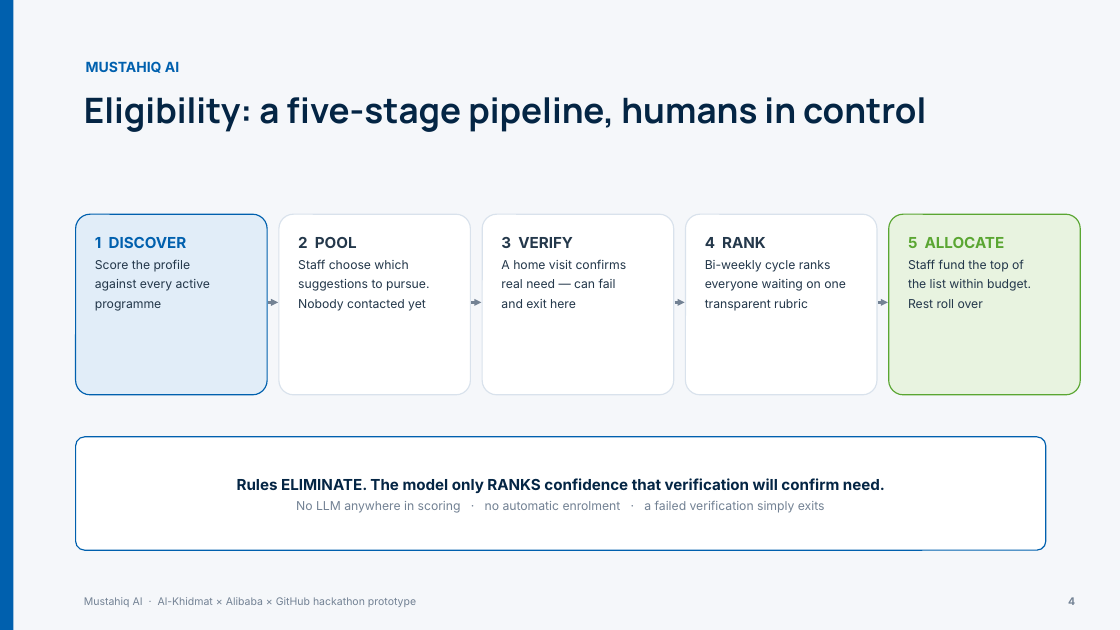
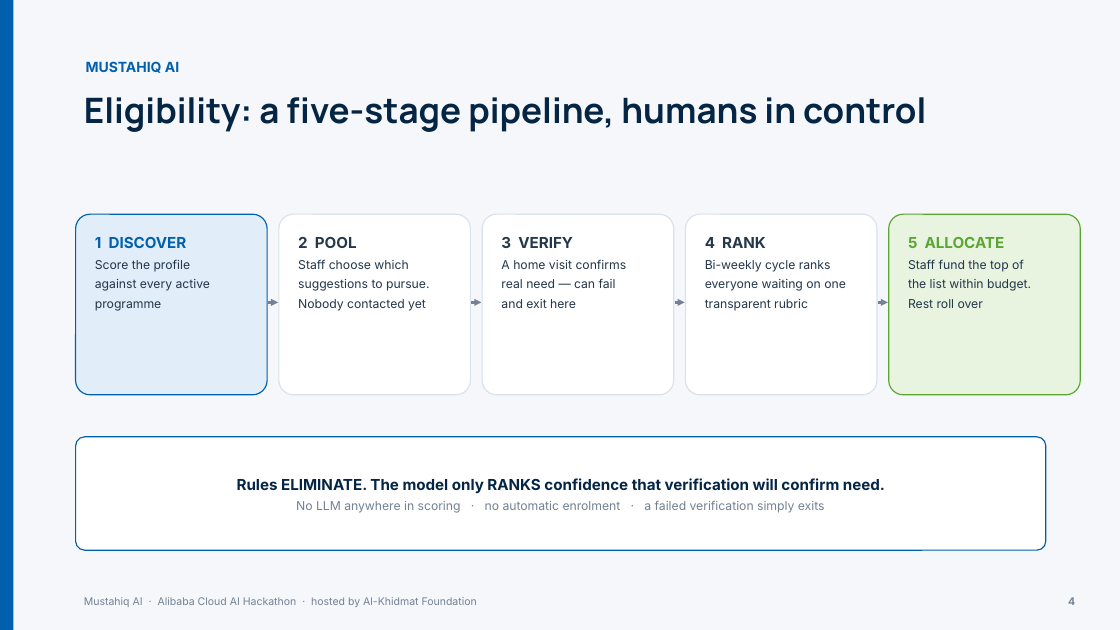
Before and after one commit to zobiahussain/mustahiq-ai, a slide deck: slide 4 of submission/Mustahiq_AI_Presentation.pptx. Drawn at 1120x630 pixels with LibreOffice and Linux fonts; fonts in the diff are those of the drawing. Boxes give left, top, right and bottom in pixels: in the first picture for what was removed or moved away, otherwise in the second. Text is boxed around its words. In the diff, an @@ line names an element or a change of style, - is before the commit and + after.

```diff
--- a/submission/Mustahiq_AI_Presentation.pptx
+++ b/submission/Mustahiq_AI_Presentation.pptx
@@ text at (84, 597, 477, 607): text changed @@
-Mustahiq AI · Al-Khidmat × Alibaba × GitHub hackathon prototype
+Mustahiq AI · Alibaba Cloud AI Hackathon · hosted by Al-Khidmat Foundation
```
Also in this commit, not shown: 9 other slides changed, 10 other files.
